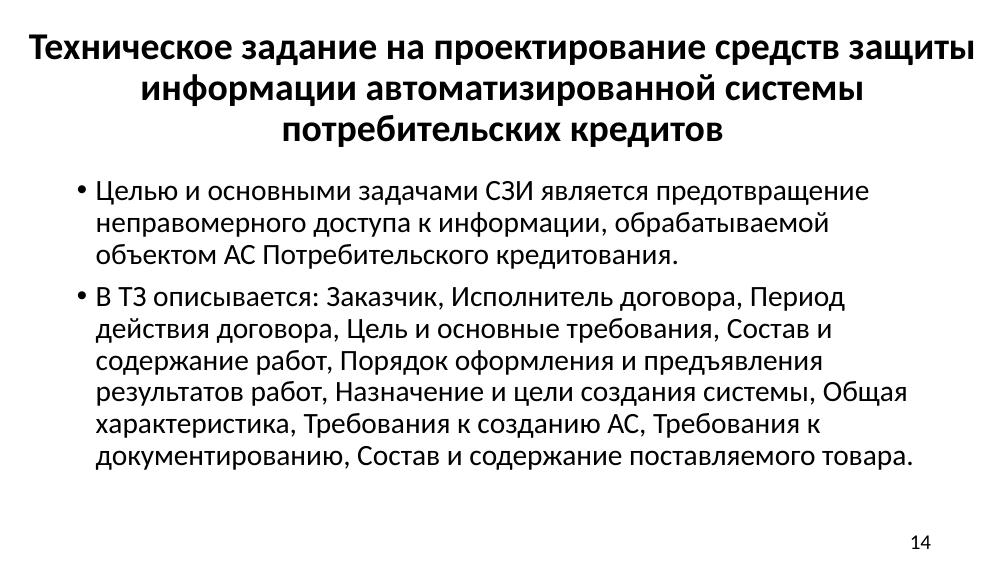
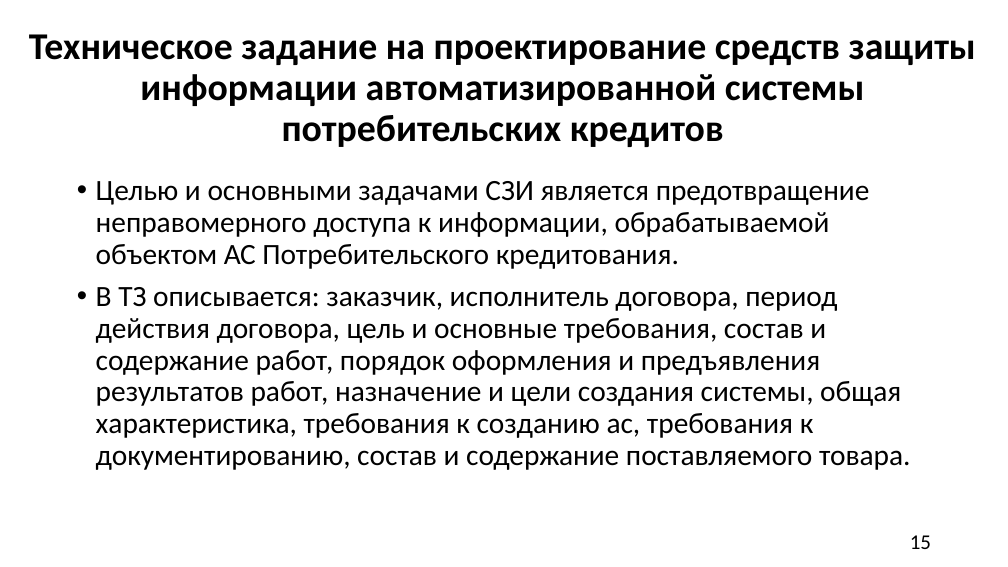
Before and after one commit to A1ex1in/3k2sKursachi, a slide deck: slide 15 of анацкая/КП/КР ЧигаревА.Ю. БИб-21Э1 ТПЗАС.pptx (slide 14 before the commit). Drawn at 1008x567 pixels with LibreOffice and Linux fonts; fonts in the diff are those of the drawing. Boxes give left, top, right and bottom in pixels: in the first picture for what was removed or moved away, otherwise in the second. Text is boxed around its words. In the diff, an @@ line names an element or a change of style, - is before the commit and + after.

```diff
--- a/анацкая/КП/КР ЧигаревА.Ю. БИб-21Э1 ТПЗАС.pptx
+++ b/анацкая/КП/КР ЧигаревА.Ю. БИб-21Э1 ТПЗАС.pptx
@@ text at (x1=96, y1=287, x2=911, y2=470): text changed @@
-• В ТЗ описывается: Заказчик, Исполнитель договора, Период действия договора, Цель и основные требования, Состав и содержание работ, Порядок оформления и предъявления результатов работ, Назначение и цели создания системы, Общая характеристика, Требования к созданию АС, Требования к документированию, Состав и содержание поставляемого товара.
+• В ТЗ описывается: заказчик, исполнитель договора, период действия договора, цель и основные требования, состав и содержание работ, порядок оформления и предъявления результатов работ, назначение и цели создания системы, общая характеристика, требования к созданию ас, требования к документированию, состав и содержание поставляемого товара.
@@ page number at (x1=910, y1=535, x2=931, y2=549): text changed @@
-14
+15
```
Also in this commit, not shown: 5 other slides changed, 3 slides added, 1 other file.
